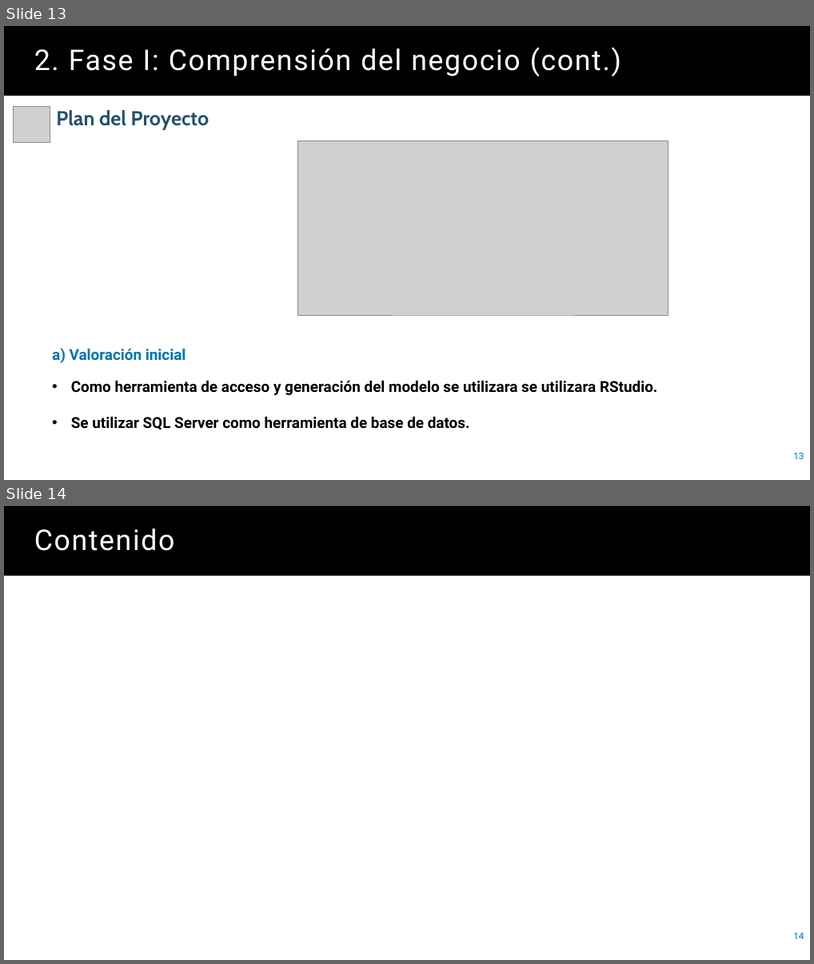
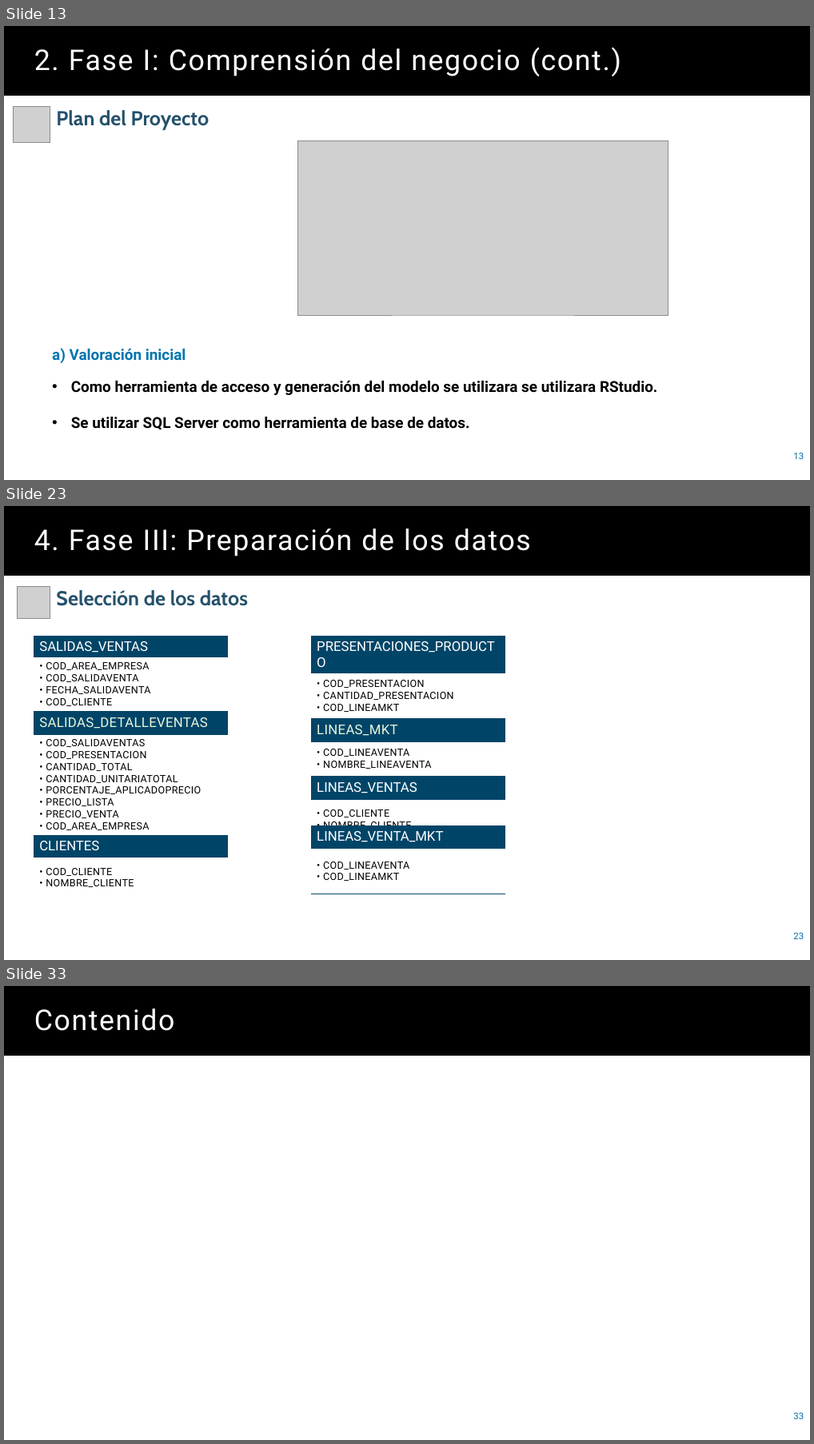
Before and after one commit to juanbo-prueba/leergit, a slide deck: Presentacion.pptx. Shown one above the other, each under a label of ours: slides 13 and 14 before the commit, slides 13, 23 and 33 after it; the slides between them are not shown. The pictures are 814x964 and 814x1444 pixels, drawn with LibreOffice and Linux fonts; fonts in the diff are those of the drawing; grey boxes stand for pictures. Boxes give left, top, right and bottom in pixels: in the first picture for what was removed or moved away, otherwise in the second. Text is boxed around its words. In the diff, an @@ line names an element or a change of style, - is before the commit and + after.

Commit message:
presentacion 2

```diff
--- a/Presentacion.pptx
+++ b/Presentacion.pptx
@@ slide 23 added at [4,506,810,960], background #FFFFFF @@
@@ title added at [4,506,810,576], fill #000000, 34 pt, text #FFFFFF @@
+4. Fase III: Preparación de los datos
@@ picture added at [17,587,50,619] @@
@@ text added at [56,590,248,606], 24 pt, text #25516C, bold @@
+Selección de los datos
@@ table added at [34,636,229,903], 6 rows, 1 columns @@
+SALIDAS_VENTAS
+• COD_AREA_EMPRESA / • COD_SALIDAVENTA / • FECHA_SALIDAVENTA / • COD_CLIENTE
+SALIDAS_DETALLEVENTAS
+• COD_SALIDAVENTAS / • COD_PRESENTACION / • CANTIDAD_TOTAL / • CANTIDAD_UNITARIATOTAL / • PORCENTAJE_APLICADOPRECIO / • PRECIO_LISTA / • PRECIO_VENTA / • COD_AREA_EMPRESA
+CLIENTES
+• COD_CLIENTE / • NOMBRE_CLIENTE
@@ table added at [311,636,506,835], 6 rows, 1 columns @@
+PRESENTACIONES_PRODUCTO
+• COD_PRESENTACION / • CANTIDAD_PRESENTACION / • COD_LINEAMKT
+LINEAS_MKT
+• COD_LINEAVENTA / • NOMBRE_LINEAVENTA
+LINEAS_VENTAS
+• COD_CLIENTE / • NOMBRE_CLIENTE
@@ table added at [311,825,506,893], 2 rows, 1 columns @@
+LINEAS_VENTA_MKT
+• COD_LINEAVENTA / • COD_LINEAMKT
@@ page number added at [794,932,804,939], 11 pt, text #0074AF @@
+23
@@ what was slide 14 is now slide 33 @@
@@ page number at [794,1412,804,1419]: text changed @@
-14
+33
```
Also in this commit, not shown: 18 other slides added.
